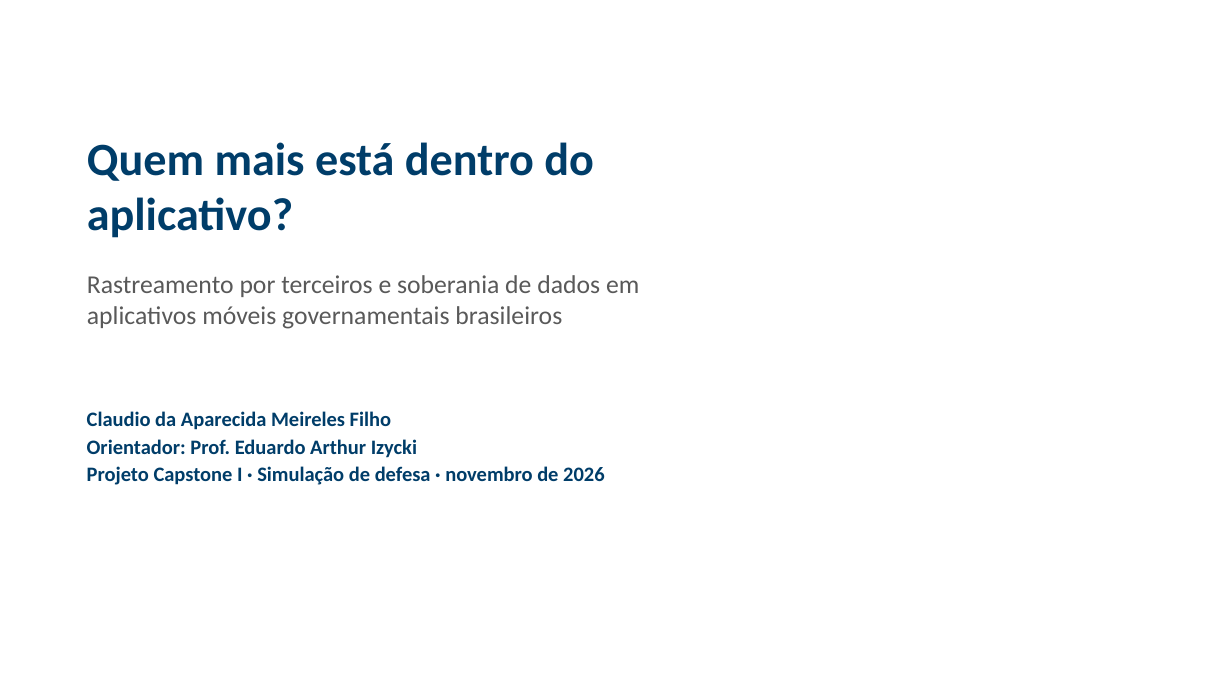
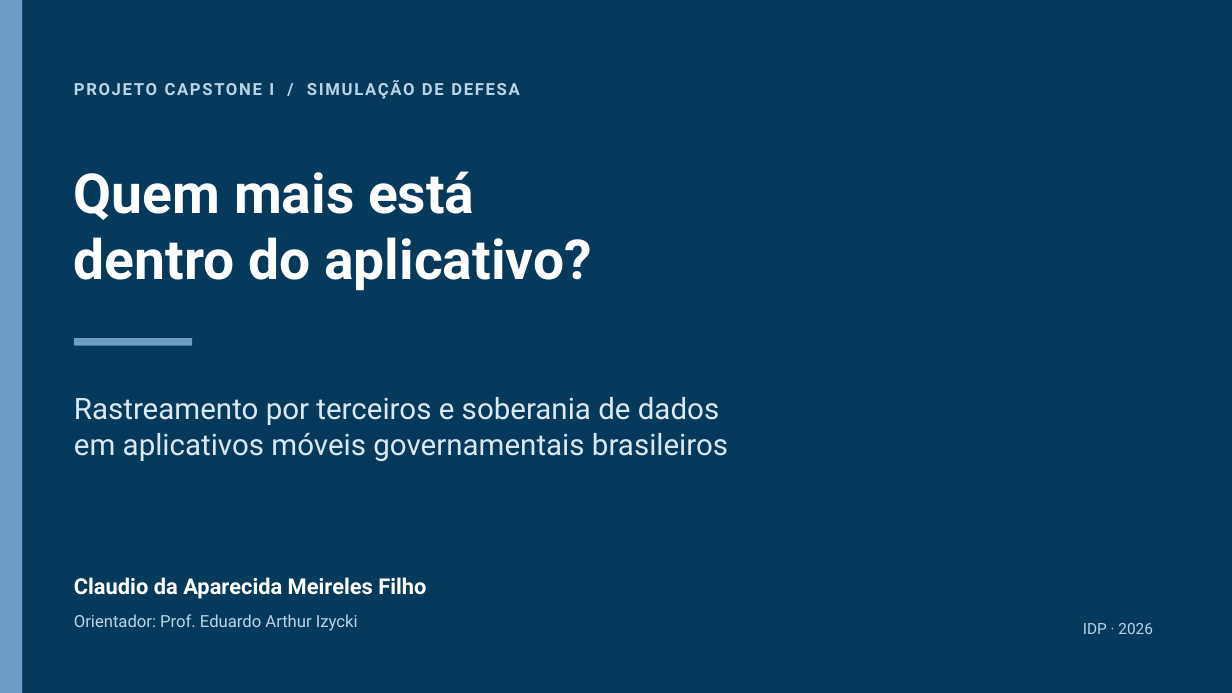
Before and after one commit to ClaudioAMF1/TCC, a slide deck: slide 1 of tcc/apresentacao/simulacao-defesa-rascunho.pptx. Drawn at 1232x693 pixels with LibreOffice and Linux fonts; fonts in the diff are those of the drawing; background and template pictures are left out. Boxes give left, top, right and bottom in pixels: in the first picture for what was removed or moved away, otherwise in the second. Text is boxed around its words. In the diff, an @@ line names an element or a change of style, - is before the commit and + after.

```diff
--- a/tcc/apresentacao/simulacao-defesa-rascunho.pptx
+++ b/tcc/apresentacao/simulacao-defesa-rascunho.pptx
@@ background picture (left out) to #063A5C @@
@@ rectangle added at (0, 0, 22, 693), fill #6D9EC7 @@
@@ text added at (165, 83, 444, 95), 13 pt, text #B7D4E9, bold @@
+PROJETO CAPSTONE I / SIMULAÇÃO DE DEFESA
@@ text "Quem mais está" at (74, 171, 591, 291): vertical alignment top to middle @@
@@ text at (74, 171, 591, 291): text changed; size 36 to 43 pt; font Calibri to Roboto; text colour #003D69 to #FFFFFF @@
-Quem mais está dentro do aplicativo?
+Quem mais está
+dentro do aplicativo?
@@ text removed at (832, 268, 1165, 416) @@
-Projeto Capstone I
-Ciência da Computação
-IDP · 2026
@@ rectangle added at (74, 338, 192, 346), fill #6D9EC7 @@
@@ text "Rastreamento por terceiros e soberania ..." at (74, 397, 728, 461): vertical alignment top to middle @@
@@ text at (74, 397, 728, 461): text changed; size 20 to 23 pt; font Calibri to Roboto; text colour #595959 to #D9E9F3 @@
-Rastreamento por terceiros e soberania de dados em aplicativos móveis governamentais brasileiros
+Rastreamento por terceiros e soberania de dados
+em aplicativos móveis governamentais brasileiros
@@ text removed at (87, 411, 604, 485) @@
-Claudio da Aparecida Meireles Filho
-Orientador: Prof. Eduardo Arthur Izycki
-Projeto Capstone I · Simulação de defesa · novembro de 2026
@@ text added at (74, 577, 426, 599), 17 pt, text #FFFFFF, bold @@
+Claudio da Aparecida Meireles Filho
@@ text added at (74, 614, 358, 631), 13 pt, text #B7D4E9 @@
+Orientador: Prof. Eduardo Arthur Izycki
@@ text added at (1083, 623, 1153, 634), 12 pt, text #B7D4E9 @@
+IDP · 2026
```
Also in this commit, not shown: 1 other slide changed, 12 slides added, 12 slides removed, 5 other files.
